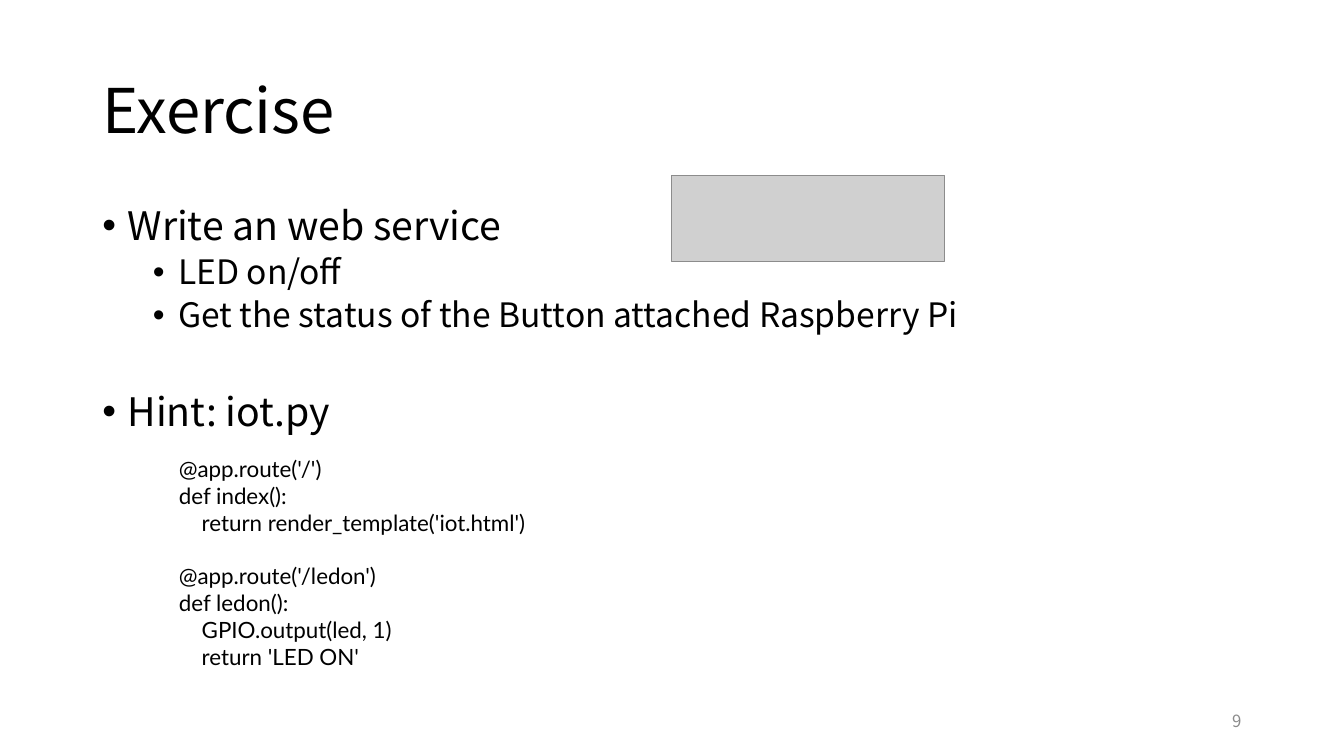
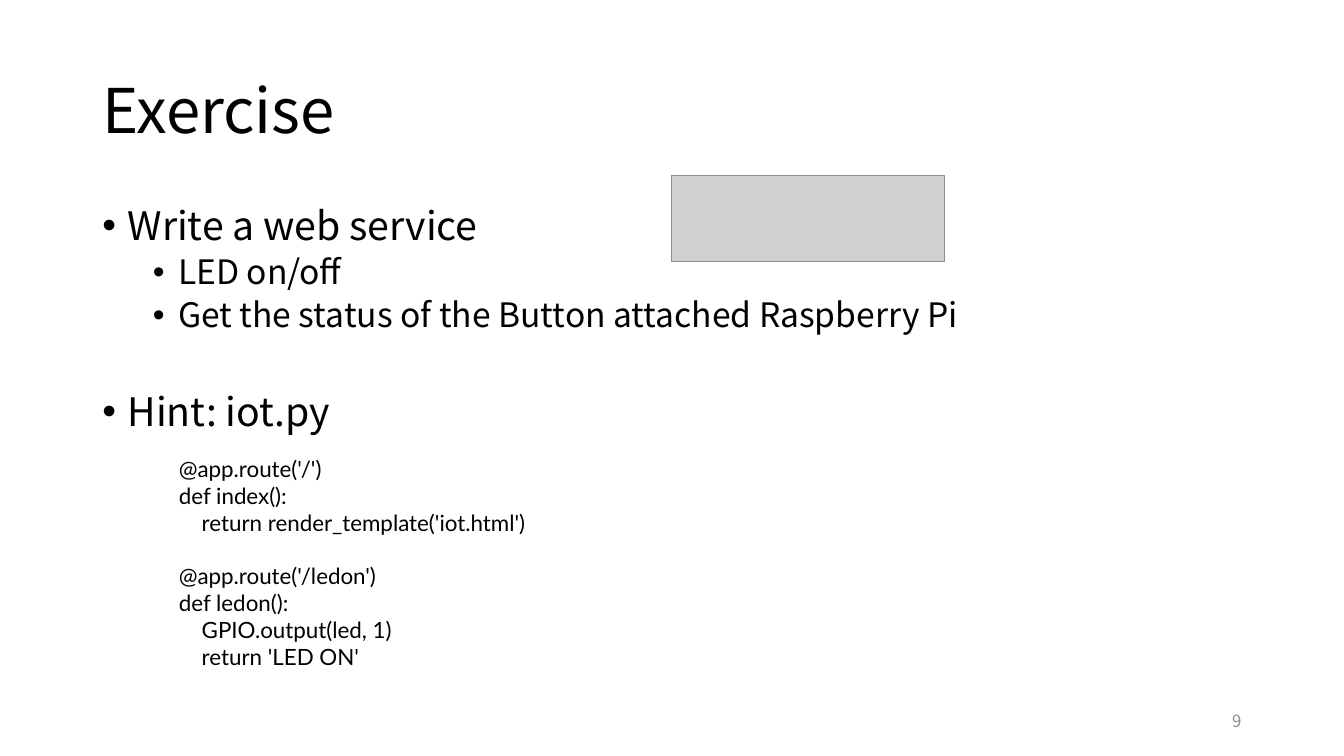
Before and after one commit to jyheo/raspberry_class, a slide deck: slide 9 of lecture-notes/raspberrypi-gpip-flask.pptx. Drawn at 1344x756 pixels with LibreOffice and Linux fonts; fonts in the diff are those of the drawing; grey boxes stand for pictures. Boxes give left, top, right and bottom in pixels: in the first picture for what was removed or moved away, otherwise in the second. Text is boxed around its words. In the diff, an @@ line names an element or a change of style, - is before the commit and + after.

Commit message:
typo

```diff
--- a/lecture-notes/raspberrypi-gpip-flask.pptx
+++ b/lecture-notes/raspberrypi-gpip-flask.pptx
@@ text at (x1=128, y1=208, x2=477, y2=241): text changed @@
-• Write an web service
+• Write a web service
```
